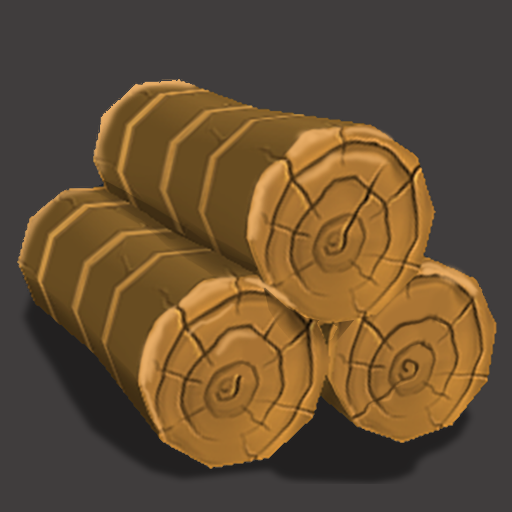
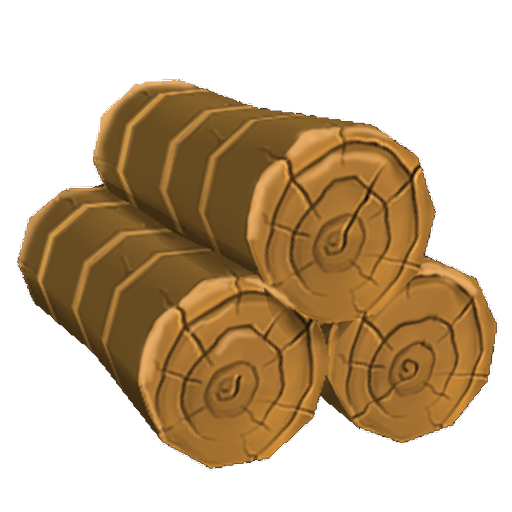
Comparing the layer stacks of the two 512 × 512 images. Changes:
removed layer "Layer 3" (was 47%) over left=16, top=249, right=478, bottom=484
removed layer "Layer 2" over left=0, top=0, right=512, bottom=512
